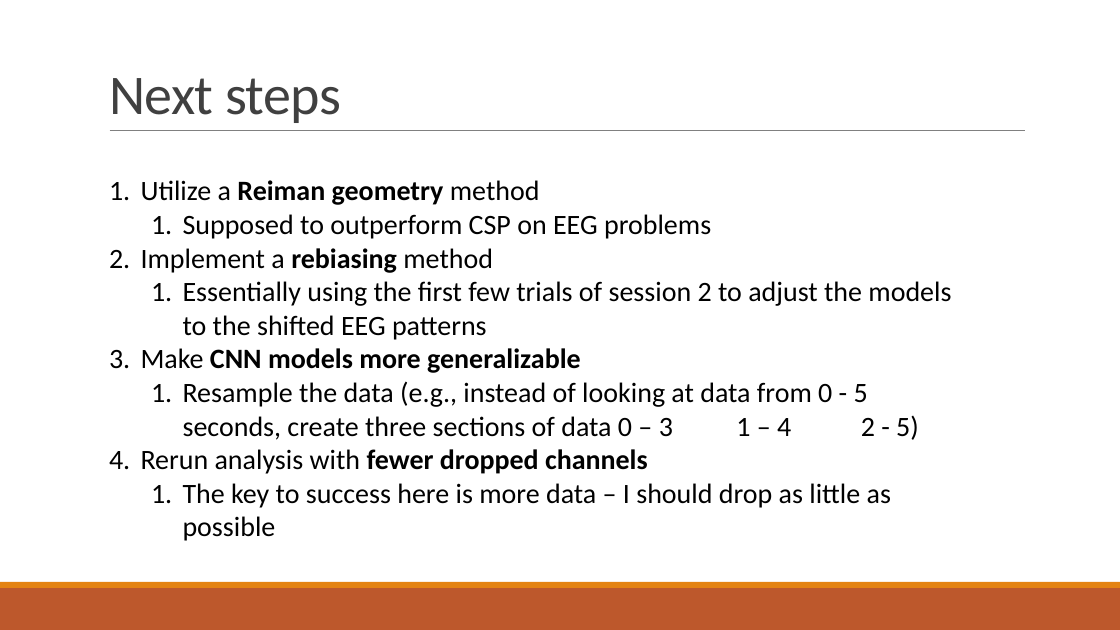
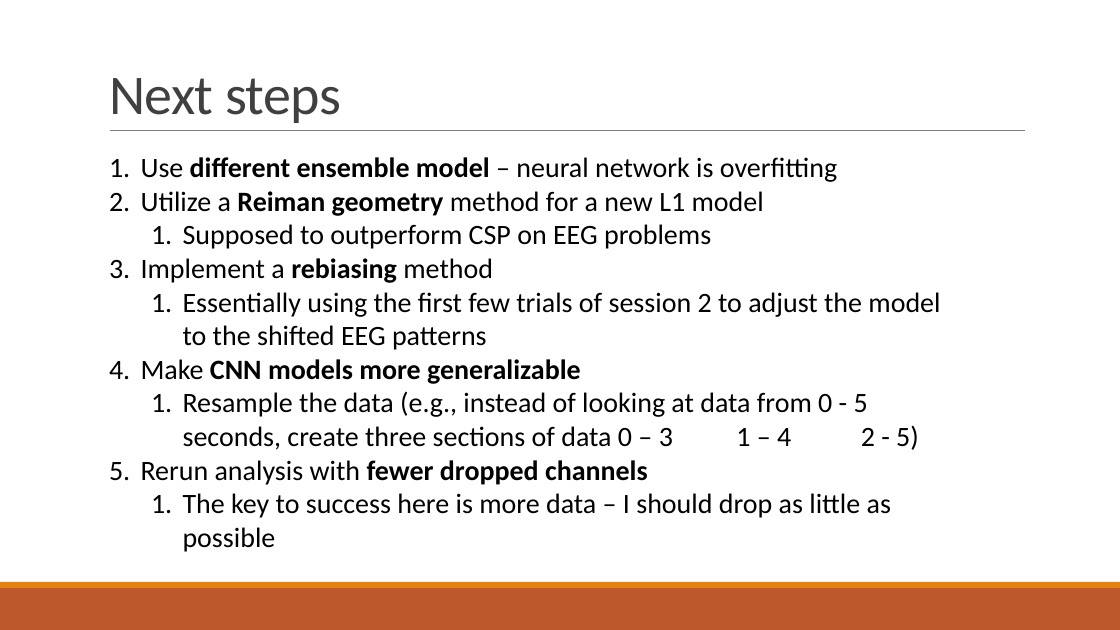
Before and after one commit to brentgaisford/BCI_for_stroke_and_paralysis_patients_classifying_eeg_signals, a slide deck: slide 13 of Using Neural Networks to Decode Brainwaves - Technical.pptx (slide 11 before the commit). Drawn at 1120x630 pixels with LibreOffice and Linux fonts; fonts in the diff are those of the drawing. Boxes give left, top, right and bottom in pixels: in the first picture for what was removed or moved away, otherwise in the second. Text is boxed around its words. In the diff, an @@ line names an element or a change of style, - is before the commit and + after.

```diff
--- a/Using Neural Networks to Decode Brainwaves - Technical.pptx
+++ b/Using Neural Networks to Decode Brainwaves - Technical.pptx
@@ text "Use different ensemble model – ...": place and size @@
-text "Use different ensemble model – ..." at [141,180,951,541]
+text "Use different ensemble model – ..." at [141,157,940,552]
@@ text at [141,157,837,216]: text changed @@
-1. Utilize a Reiman geometry method
+1. Use different ensemble model – neural network is overfitting
+2. Utilize a Reiman geometry method for a new L1 model
@@ text at [183,292,940,350]: text changed @@
-  1. Essentially using the first few trials of session 2 to adjust the models to the shifted EEG patterns
+  1. Essentially using the first few trials of session 2 to adjust the model to the shifted EEG patterns
```
Also in this commit, not shown: 3 other slides changed, 2 slides added, 1 other file.
